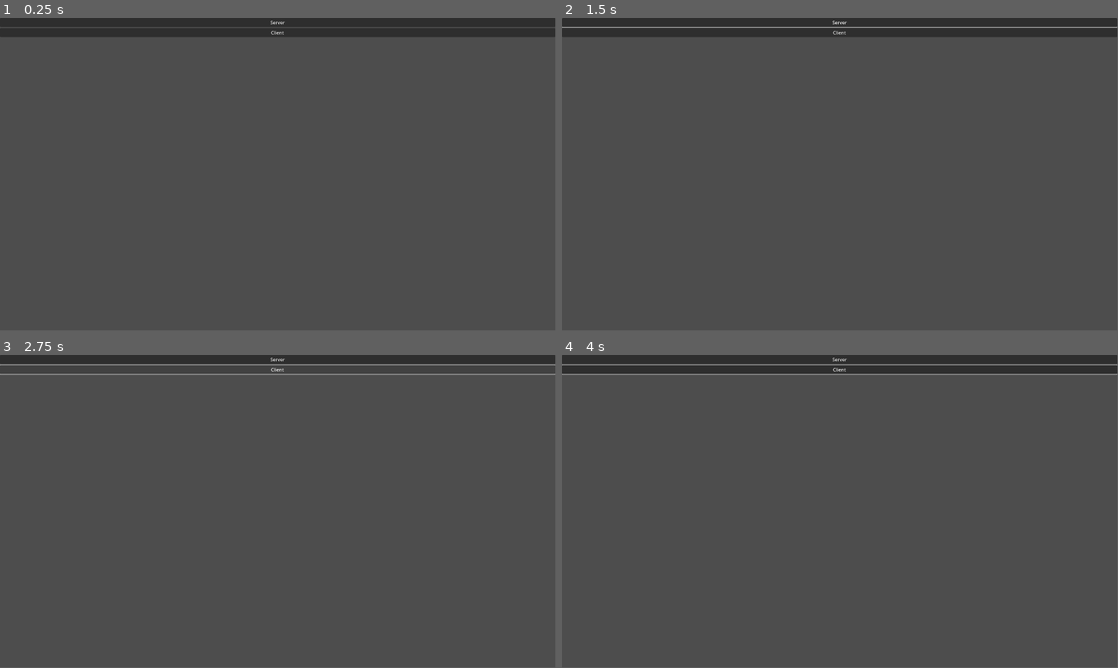
Above: before the commit, frames 1-4 (two rows, left to right).
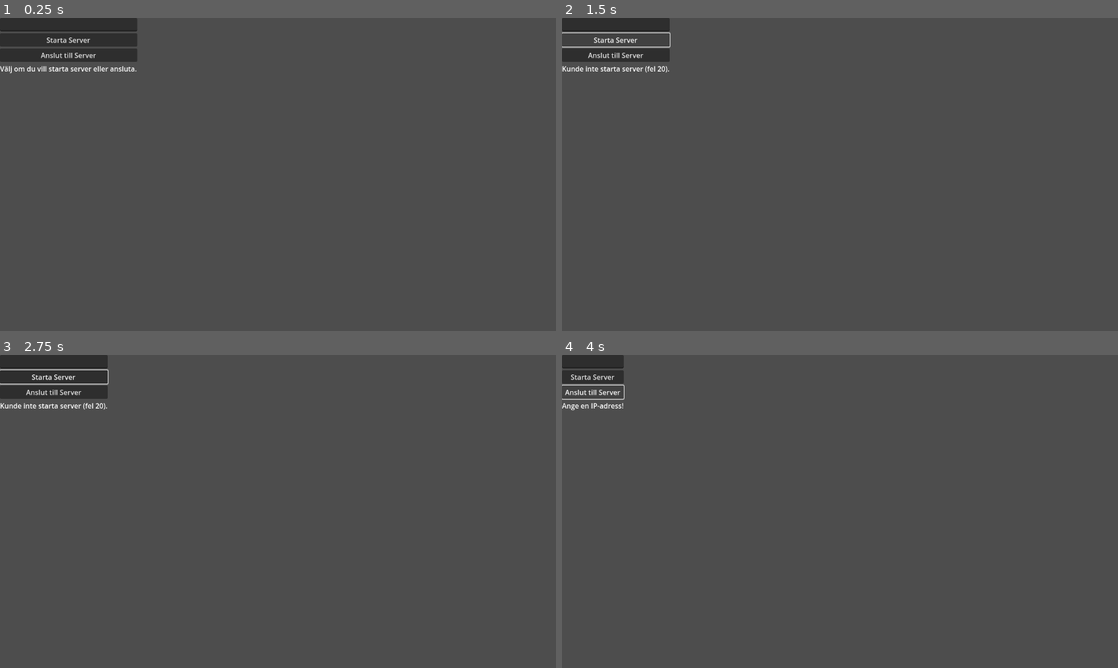
Above: after the commit, the same moments.

Repository: emilwallmark/small-multiplayer-test
Game: Godot game, scene res://multiplayer_example/Scenes/high_level_example.tscn
The game is run twice, just before and just after one commit, with the same random seed, the same clock (stepped at 60 frames per second) and the same inputs. The engine's default icon, where the game draws it, is replaced by a stand-in: a white triangle on a blue panel in a dark square.
Inputs (mouse positions are in pixels of both pictures, inside the frame that each line leads up to):
- Up to frame 1 (0.25 s): no input
- Up to frame 2 (1.5 s): click (840, 21) at 0.5 s, where only the run before the commit has a clickable "Server"; click (628, 39) at 1.25 s, where only the run after the commit has a clickable "Starta Server"
- Up to frame 3 (2.75 s): click (278, 370) at 2 s, where only the run before the commit has a clickable "Client"
- Up to frame 4 (4 s): click (617, 392) at 2.75 s, where only the run after the commit has a clickable "Anslut till Server"; hold Right (ui_right) from 3.53 s (still down)
In our replay, the window is 799x449 before the commit and 800x450 after it. These sizes can differ from the game's own. Grey fills any space a smaller window leaves; there, only what the larger window draws over its background counts as a difference.

The runs differ from the first frame. In frame 1, 6.2% of the frame differs, in the area x 0-100%, y 0-18%; in frame 2, 5.7%; in frame 3, 4.9%; in frame 4, 6.4%.

Commit message:
lär ju funka

Diff:
--- /dev/null
+++ b/control.gd
@@ -0,0 +1,44 @@
+extends Control
+
+const PORT: int = 10805
+const MAX_CLIENTS: int = 2
+
+var peer: ENetMultiplayerPeer
+
+@onready var ip_input: LineEdit = $VBoxContainer/IPInput
+@onready var status_label: Label = $VBoxContainer/Status
+
+func _ready() -> void:
+	status_label.text = "Välj om du vill starta server eller ansluta."
+
+
+func _on_host_button_pressed() -> void:
+	peer = ENetMultiplayerPeer.new()
+	var err := peer.create_server(PORT, MAX_CLIENTS)
+	if err != OK:
+		push_error("create_server() failed, error: %s" % err)
+		status_label.text = "Kunde inte starta server (fel %d)." % err
+		return
+
+	# Sätt multiplayer peer först efter att servern skapats
+	multiplayer.multiplayer_peer = peer
+
+	# Bekräfta att vi är server
+	if multiplayer.is_server():
+		status_label.text = "Server startad! Väntar på klienter..."
+	else:
+		status_label.text = "Startade peer men blev inte server (okänd anledning)."
+func _on_join_button_pressed() -> void:
+	var ip = ip_input.text.strip_edges()
+	if ip == "":
+		status_label.text = "Ange en IP-adress!"
+		return
+
+	peer = ENetMultiplayerPeer.new()
+	var result = peer.create_client(ip, PORT)
+	if result != OK:
+		status_label.text = "Kunde inte ansluta till %s:%s" % [ip, PORT]
+		return
+
+	multiplayer.multiplayer_peer = peer
+	status_label.text = "Försöker ansluta till %s..." % ip # Replace with function body.
--- /dev/null
+++ b/multiplayer_example/Scenes/control.tscn
@@ -0,0 +1,34 @@
+[gd_scene load_steps=2 format=3 uid="uid://ij6ywispcj1w"]
+
+[ext_resource type="Script" uid="uid://bfakdihwungsj" path="res://control.gd" id="1_ktj1p"]
+
+[node name="Control" type="Control"]
+layout_mode = 3
+anchors_preset = 15
+anchor_right = 1.0
+anchor_bottom = 1.0
+grow_horizontal = 2
+grow_vertical = 2
+script = ExtResource("1_ktj1p")
+
+[node name="VBoxContainer" type="VBoxContainer" parent="."]
+layout_mode = 0
+offset_right = 40.0
+offset_bottom = 40.0
+
+[node name="IPInput" type="LineEdit" parent="VBoxContainer"]
+layout_mode = 2
+
+[node name="HostButton" type="Button" parent="VBoxContainer"]
+layout_mode = 2
+text = "Starta Server"
+
+[node name="JoinButton" type="Button" parent="VBoxContainer"]
+layout_mode = 2
+text = "Anslut till Server"
+
+[node name="Status" type="Label" parent="VBoxContainer"]
+layout_mode = 2
+
+[connection signal="pressed" from="VBoxContainer/HostButton" to="." method="_on_host_button_pressed"]
+[connection signal="pressed" from="VBoxContainer/JoinButton" to="." method="_on_join_button_pressed"]
--- a/multiplayer_example/Scenes/high_level_example.tscn
+++ b/multiplayer_example/Scenes/high_level_example.tscn
@@ -1,21 +1,15 @@
 [gd_scene load_steps=4 format=3 uid="uid://c1gi7dib12dt3"]
 
-[ext_resource type="PackedScene" uid="uid://c0a756nxp2pk5" path="res://multiplayer_example/Scenes/high_level_ui.tscn" id="1_34ens"]
 [ext_resource type="Script" uid="uid://dy55pcc7rao6q" path="res://multiplayer_example/Scripts/high_multiplayer_spawner.gd" id="2_rukn2"]
+[ext_resource type="PackedScene" uid="uid://ij6ywispcj1w" path="res://multiplayer_example/Scenes/control.tscn" id="3_ksdcv"]
 [ext_resource type="PackedScene" uid="uid://427t8317oucr" path="res://multiplayer_example/Scenes/high_level_network_player.tscn" id="3_rukn2"]
 
 [node name="HighLevelExample" type="Node2D"]
-
-[node name="HighLevelUI" parent="." instance=ExtResource("1_34ens")]
-custom_minimum_size = Vector2(1920, 100)
-anchors_preset = 0
-anchor_right = 0.0
-anchor_bottom = 0.0
-grow_horizontal = 1
-grow_vertical = 1
 
 [node name="MultiplayerSpawner" type="MultiplayerSpawner" parent="."]
 _spawnable_scenes = PackedStringArray("uid://427t8317oucr")
 spawn_path = NodePath("..")
 script = ExtResource("2_rukn2")
 network_player = ExtResource("3_rukn2")
+
+[node name="Control" parent="." instance=ExtResource("3_ksdcv")]
--- a/multiplayer_example/Scenes/high_level_network_player.tscn
+++ b/multiplayer_example/Scenes/high_level_network_player.tscn
@@ -4,7 +4,7 @@
 [ext_resource type="Texture2D" uid="uid://cs71xccy5weso" path="res://icon.svg" id="2_4mcwi"]
 
 [sub_resource type="RectangleShape2D" id="RectangleShape2D_x02jt"]
-size = Vector2(119, 122)
+size = Vector2(109, 112)
 
 [sub_resource type="SceneReplicationConfig" id="SceneReplicationConfig_30ubl"]
 properties/0/path = NodePath(".:position")
@@ -12,12 +12,14 @@
 properties/0/replication_mode = 1
 
 [node name="HighLevelNetworkPlayer" type="CharacterBody2D"]
+collision_mask = 2
 script = ExtResource("1_hlxej")
 
 [node name="Icon" type="Sprite2D" parent="."]
 texture = ExtResource("2_4mcwi")
 
 [node name="CollisionShape2D" type="CollisionShape2D" parent="."]
+position = Vector2(-0.5, 0)
 shape = SubResource("RectangleShape2D_x02jt")
 
 [node name="MultiplayerSynchronizer" type="MultiplayerSynchronizer" parent="."]
--- a/multiplayer_example/Scenes/high_level_ui.tscn
+++ b/multiplayer_example/Scenes/high_level_ui.tscn
@@ -13,11 +13,10 @@
 
 [node name="VBoxContainer" type="VBoxContainer" parent="."]
 layout_mode = 1
-anchors_preset = 15
+anchors_preset = 10
 anchor_right = 1.0
-anchor_bottom = 1.0
+offset_bottom = 66.0
 grow_horizontal = 2
-grow_vertical = 2
 
 [node name="Server" type="Button" parent="VBoxContainer"]
 layout_mode = 2
--- a/multiplayer_example/Scripts/high_level_ui.gd
+++ b/multiplayer_example/Scripts/high_level_ui.gd
@@ -1,12 +1,11 @@
 extends Control
-
-
-
 
 
 func _on_server_pressed() -> void:
 	HighLevelNetworkHandler.start_server() # Replace with function body.
+	$"..".hide()
 
 
 func _on_client_pressed() -> void:
 	HighLevelNetworkHandler.start_client() # Replace with function body.
+	$"..".hide()
--- a/project.godot
+++ b/project.godot
@@ -21,5 +21,5 @@
 
 [display]
 
-window/size/viewport_width=1920
-window/size/viewport_height=1080
+window/size/viewport_width=1280
+window/size/viewport_height=720
Not shown, added: control.gd.uid
